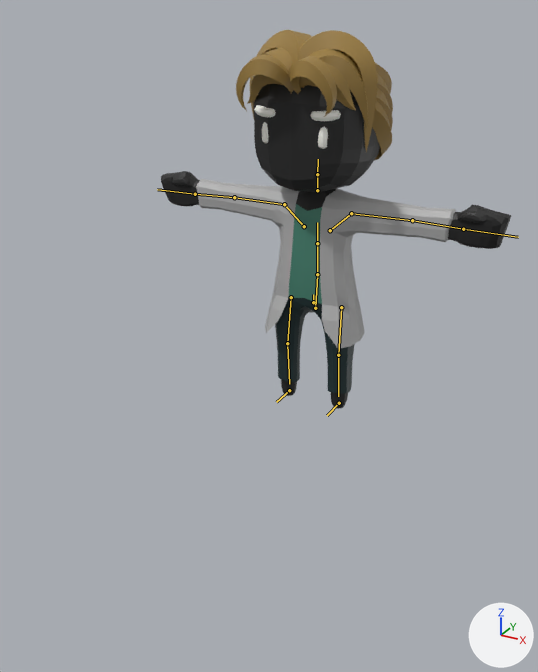
A saved change to the glTF model assets/models/quaternius/characters/doctor.glb.
The view is the same before and after, from a 50 mm lens placed at (2.69, -5.75, 3.46), pointed at (0.27, -1.34, 1.25). Lighting does not change. The marker at lower right points along +X, +Y and +Z. The first picture is the older version. The bones that change, and the others that lie on the model, are drawn over the model as lines.

Objects in the first picture: 'Body'.
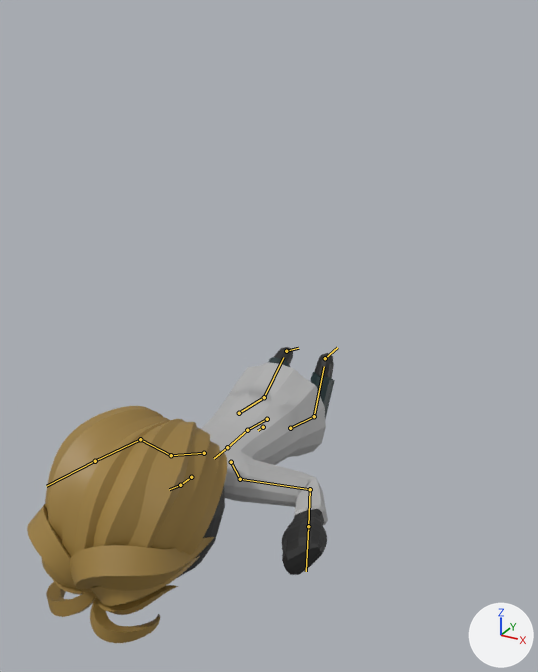
The newer file adds an action. The first version stands in its rest pose; the second is drawn at frame 37 of the action 'Death'.

Boxes (x1, y1, x2, y2) around the edits, measured in the pictures (538 x 672 px):
'Body', posed (12% narrower, 22% shorter)
    before: (161, 30, 511, 409)
    after: (27, 347, 335, 643)
bone 'Foot.L', root to tip
    before: (339, 403) to (327, 415)
    after: (325, 358) to (337, 347)
bone 'Body', root to tip
    before: (313, 302) to (313, 294)
    after: (263, 427) to (258, 430)
bone 'Head', root to tip
    before: (317, 174) to (318, 159)
    after: (180, 485) to (169, 489)
bone 'UpperArm.L', root to tip
    before: (351, 213) to (412, 220)
    after: (240, 479) to (310, 489)
bone 'LowerArm.L', root to tip
    before: (412, 220) to (463, 229)
    after: (310, 489) to (308, 526)
bone 'Fist.L', root to tip
    before: (463, 229) to (518, 237)
    after: (308, 526) to (306, 571)
bone 'UpperArm.R', root to tip
    before: (284, 204) to (234, 197)
    after: (171, 455) to (140, 439)
bone 'LowerArm.R', root to tip
    before: (234, 197) to (195, 194)
    after: (140, 439) to (95, 461)
bone 'Fist.R', root to tip
    before: (195, 194) to (157, 189)
    after: (95, 461) to (46, 486)
bone 'UpperLeg.L', root to tip
    before: (341, 307) to (338, 355)
    after: (290, 428) to (314, 416)
bone 'LowerLeg.L', root to tip
    before: (338, 355) to (338, 396)
    after: (314, 416) to (324, 366)
bone 'UpperLeg.R', root to tip
    before: (291, 297) to (287, 343)
    after: (239, 413) to (264, 397)
bone 'LowerLeg.R', root to tip
    before: (287, 343) to (289, 384)
    after: (264, 397) to (283, 357)
bone 'Foot.R', root to tip
    before: (289, 390) to (276, 402)
    after: (286, 351) to (298, 348)

What the commit changed:
Bone 'Foot.L' (bone_foot_l) moves from (0.0, 0.0, 0.0) to (0.0, 0.344, 0.618).
Bone 'Foot.L' (bone_foot_l) turns from (0, 0, 0) to (-179, 0, 0) degrees about its own x, y and z.
Bone 'Body' (bone_body) moves from (0.0, 0.0, 0.0) to (-0.005, -0.819, 0.927).
Bone 'Body' (bone_body) turns from (0, 0, 0) to (86, -2, 1) degrees about its own x, y and z.
Bone 'Head' (bone_head) turns from (0, 0, 0) to (-13, 0, 0) degrees about its own x, y and z.
Bone 'UpperArm.L' (bone_upperarm_l) turns from (0, 0, 0) to (-34, 5, -16) degrees about its own x, y and z.
Bone 'LowerArm.L' (bone_lowerarm_l) turns from (0, 0, 0) to (95, -8, 26) degrees about its own x, y and z.
Bone 'Fist.L' (bone_fist_l) turns from (0, 0, 0) to (-1, 18, -1) degrees about its own x, y and z.
Bone 'UpperArm.R' (bone_upperarm_r) turns from (0, 0, 0) to (-24, 9, 8) degrees about its own x, y and z.
Bone 'LowerArm.R' (bone_lowerarm_r) turns from (0, 0, 0) to (101, -10, -36) degrees about its own x, y and z.
Bone 'Fist.R' (bone_fist_r) turns from (0, 0, 0) to (0, 29, 0) degrees about its own x, y and z.
Bone 'UpperLeg.L' (bone_upperleg_l) turns from (0, 0, 0) to (-5, 1, 2) degrees about its own x, y and z.
Bone 'LowerLeg.L' (bone_lowerleg_l) turns from (0, 0, 0) to (70, 0, 0) degrees about its own x, y and z.
Bone 'UpperLeg.R' (bone_upperleg_r) turns from (0, 0, 0) to (2, 0, 2) degrees about its own x, y and z.
Bone 'LowerLeg.R' (bone_lowerleg_r) turns from (0, 0, 0) to (29, 0, 0) degrees about its own x, y and z.
Bone 'Foot.R' (bone_foot_r) moves from (0.0, 0.0, 0.0) to (0.0, 0.067, 0.454).
Bone 'Foot.R' (bone_foot_r) turns from (0, 0, 0) to (-163, 0, 0) degrees about its own x, y and z.
